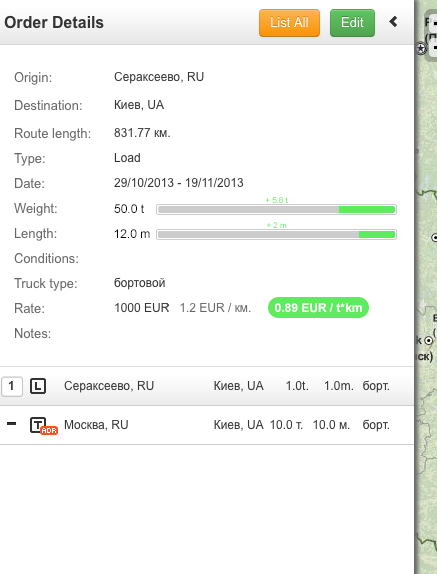
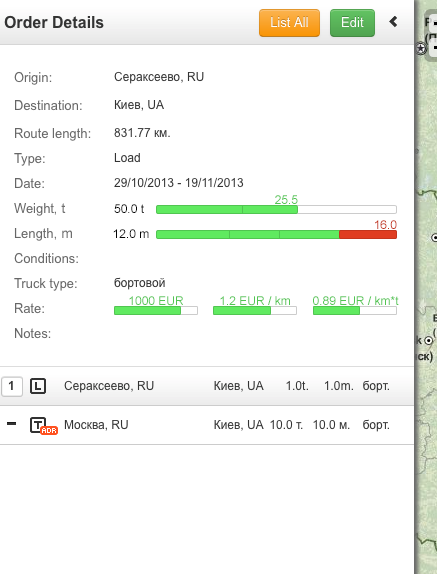
Layers edited between the first and the second 437 x 574 image:
removed layer "0.89 EUR / t*km" over [275, 303, 362, 313]
added group "Rate" with 12 layers above "Lenght bar" over [114, 296, 399, 318]
added layer "0.89 EUR / km*t" in group "Rate" over [313, 296, 399, 306]
added layer "Progress bar frame copy 3" in group "Rate" over [313, 306, 397, 315]
added layer "1.2 EUR / km" in group "Rate" over [220, 296, 290, 306]
added layer "Rounded Rectangle 2 copy 2" in group "Rate" over [213, 306, 271, 315]
added layer "Progress bar frame copy 2" in group "Rate" over [213, 306, 297, 315]
added layer "1000 EUR" in group "Rate" over [129, 296, 183, 306]
added layer "Rounded Rectangle 2 copy" in group "Rate" over [114, 306, 181, 315]
added layer "Progress bar frame copy" in group "Rate" over [114, 306, 198, 315]
hid "Rectangle 2", moved it into group "Rate", painted on it over [279, 297, 359, 318]
hid "Ellipse 1 copy", moved it into group "Rate", painted on it over [348, 297, 369, 318]
hid "Ellipse 1", moved it into group "Rate", painted on it over [268, 297, 289, 318]
added layer "Rounded Rectangle 4" in group "Lenght bar" over [339, 230, 397, 239]
removed layer "Progress bar filling01" (1st of 2, in "Lenght bar") from group "Lenght bar" over [158, 231, 359, 238]
added layer "Rounded Rectangle 3" in group "Lenght bar" over [156, 230, 365, 239]
hid "Progress bar filling02", painted on it over [300, 231, 397, 238]
painted on "Progress bar frame" (1st of 2, in "Lenght bar") over [156, 229, 397, 240]
removed layer "Progress bar filling01" (2nd of 2, in "Weight bar") from group "Weight bar" over [158, 206, 372, 213]
added layer "Rounded Rectangle 2" in group "Weight bar" over [156, 205, 298, 214]
painted on "Progress bar frame" (2nd of 2, in "Weight bar") over [156, 204, 397, 215]
painted on "Background" over [52, 206, 251, 313]
…and 9 more changes (4 added, 1 moved_by, 2 painted, 2 removed, 2 renamed, 1 visibility)
